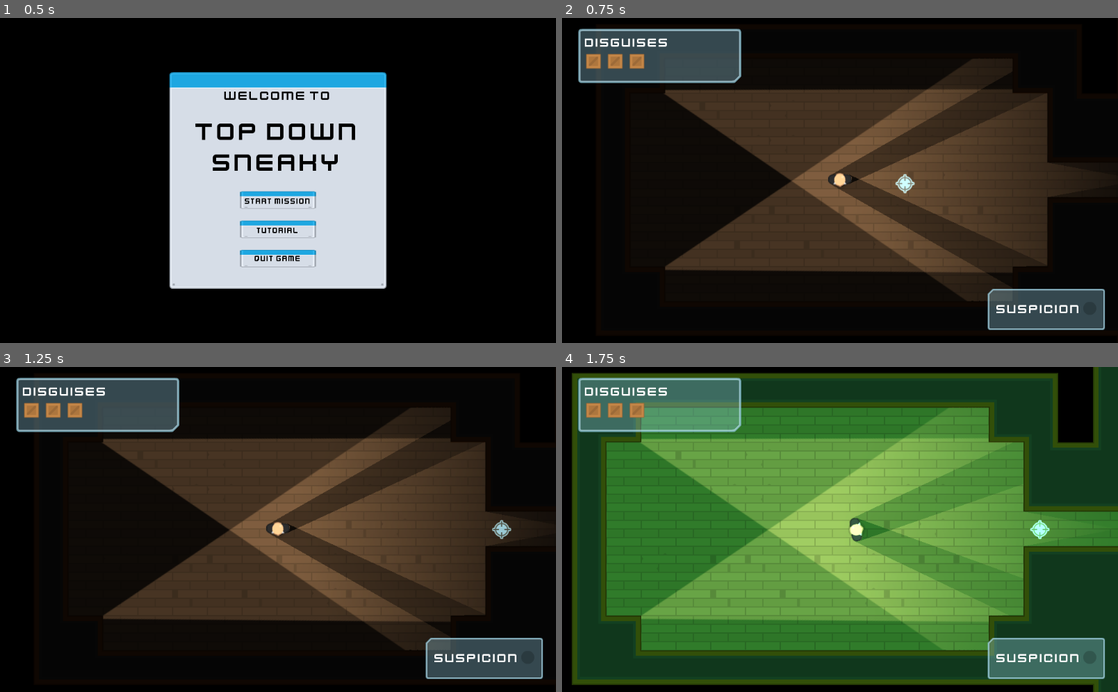
Above: before the commit, frames 1-4 (two rows, left to right).
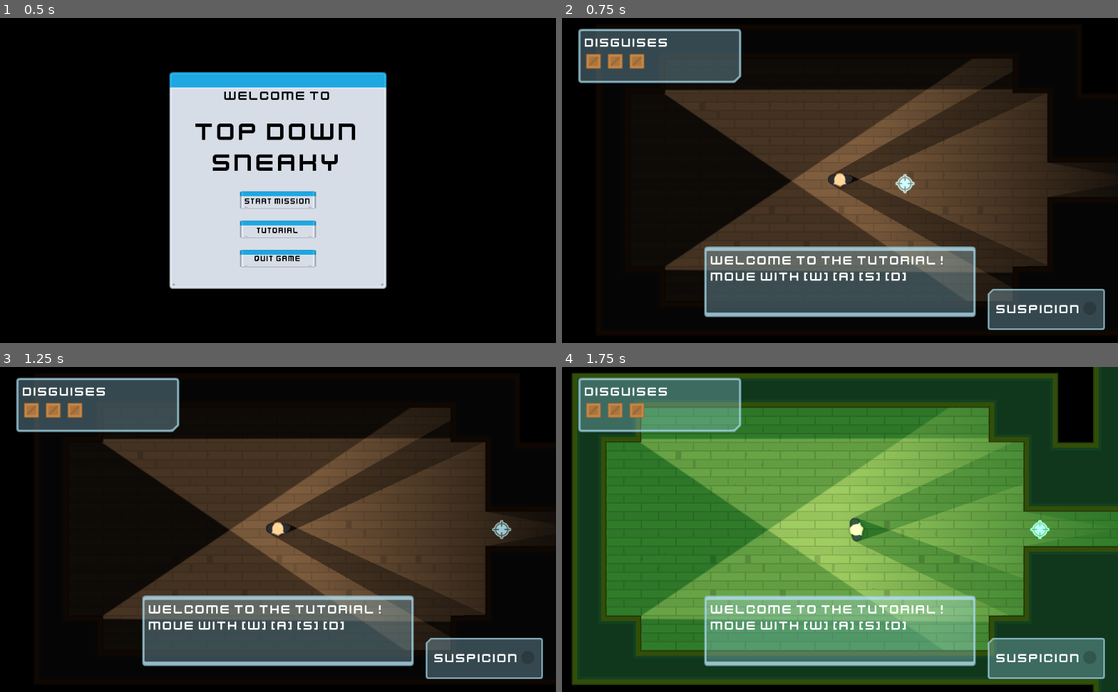
Above: after the commit, the same moments.

Repository: kleimaj/top-down-sneaky
Game: Godot game, scene res://Levels/Lobby.tscn
The game is run twice, just before and just after one commit, with the same random seed, the same clock (stepped at 60 frames per second) and the same inputs.
Inputs (mouse positions are in pixels of both pictures, inside the frame that each line leads up to):
- Up to frame 1 (0.5 s): no input
- Up to frame 2 (0.75 s): click "Tutorial" at 0.5 s
- Up to frame 3 (1.25 s): no input
- Up to frame 4 (1.75 s): move the mouse to (962, 513) at 1.27 s; hold D (move_right) from 1.28 s (still down); tap Space (fire) at 1.35 s; click (962, 513) at 1.42 s

Frame 1 is identical in both runs. In frame 2, 11% of the frame differs, in the area x 25-75%, y 70-93%; in frame 3, 11%; in frame 4, 11%.

Commit message:
adds text to tutorial gui

Diff:
--- /dev/null
+++ b/Interface/MessageTemplate.gd
@@ -0,0 +1,3 @@
+extends Node
+
+export (String, MULTILINE) var message = ""
--- /dev/null
+++ b/Interface/MessageTemplate.tscn
@@ -0,0 +1,6 @@
+[gd_scene load_steps=2 format=2]
+
+[ext_resource path="res://Interface/MessageTemplate.gd" type="Script" id=1]
+
+[node name="MessageTemplate" type="Node"]
+script = ExtResource( 1 )
--- /dev/null
+++ b/Interface/TutorialGUI.tscn
@@ -0,0 +1,51 @@
+[gd_scene load_steps=3 format=2]
+
+[ext_resource path="res://GFX/Interface/PNG/glassPanel_projection.png" type="Texture" id=1]
+[ext_resource path="res://Interface/Theme.tres" type="Theme" id=2]
+
+[node name="TutorialGUI" type="CanvasLayer"]
+
+[node name="Control" type="Control" parent="."]
+anchor_left = 1.0
+anchor_top = 1.0
+anchor_right = 1.0
+anchor_bottom = 1.0
+margin_left = -1024.0
+margin_top = -600.0
+mouse_filter = 2
+theme = ExtResource( 2 )
+__meta__ = {
+"_edit_use_anchors_": false
+}
+
+[node name="NinePatchRect" type="NinePatchRect" parent="Control"]
+anchor_left = 0.5
+anchor_top = 1.0
+anchor_right = 0.5
+anchor_bottom = 1.0
+margin_left = -250.0
+margin_top = -178.0
+margin_right = 250.0
+margin_bottom = -48.0
+texture = ExtResource( 1 )
+patch_margin_left = 12
+patch_margin_top = 12
+patch_margin_right = 12
+patch_margin_bottom = 12
+__meta__ = {
+"_edit_use_anchors_": false
+}
+
+[node name="Label" type="Label" parent="Control/NinePatchRect"]
+anchor_right = 1.0
+anchor_bottom = 1.0
+margin_left = 12.0
+margin_top = 12.0
+margin_right = -12.0
+margin_bottom = -12.0
+custom_colors/font_color = Color( 1, 1, 1, 1 )
+text = "There Once Was a Lovely Cucumber Sandwich"
+autowrap = true
+__meta__ = {
+"_edit_use_anchors_": false
+}
--- a/Levels/Tutorial.gd
+++ b/Levels/Tutorial.gd
@@ -6,9 +6,11 @@
 func update_pointer_position(objective_number):
 	var pointer = $ObjectivePointer
 	var place = $ObjectivePositions.get_child(objective_number)
-
+	var message = $ObjectiveMessages.get_child(objective_number)
 	$Tween.interpolate_property(pointer, "position", pointer.position, place.position, 0.5, Tween.TRANS_SINE, Tween.EASE_IN_OUT)
 	$Tween.start()
+	$MessageSound.play()
+	$TutorialGUI/Control/NinePatchRect/Label.text = message.message
 
 func _on_MoveObjective_body_entered(body):
 	update_pointer_position(1)
--- a/Levels/Tutorial.tscn
+++ b/Levels/Tutorial.tscn
@@ -6,12 +6,17 @@
 [ext_resource path="res://Loot/Briefcase.tscn" type="PackedScene" id=4]
 [ext_resource path="res://GFX/Interface/PNG/crossair_blueOutline.png" type="Texture" id=5]
 [ext_resource path="res://Levels/Tutorial.gd" type="Script" id=6]
+[ext_resource path="res://SFX/message.wav" type="AudioStream" id=7]
+[ext_resource path="res://Interface/TutorialGUI.tscn" type="PackedScene" id=8]
+[ext_resource path="res://Interface/MessageTemplate.tscn" type="PackedScene" id=9]
 
 [sub_resource type="RectangleShape2D" id=1]
 extents = Vector2( 64, 64 )
 
 [node name="Tutorial" instance=ExtResource( 1 )]
 script = ExtResource( 6 )
+
+[node name="TutorialGUI" parent="." index="0" instance=ExtResource( 8 )]
 
 [node name="TileMap" parent="Navigation2D" index="0"]
 tile_data = PoolIntArray( -524279, 1, 0, -524278, 1, 2, -524277, 1, 2, -524276, 1, 2, -524275, 1, 2, -524274, 1, 2, -52 …(5586 unchanged characters)…
@@ -25,13 +30,13 @@
 [node name="Briefcase" parent="Loot" index="0" instance=ExtResource( 4 )]
 position = Vector2( 774.499, 289.595 )
 
-[node name="Exit" parent="." index="10"]
+[node name="Exit" parent="." index="11"]
 margin_left = 1125.26
 margin_top = 390.252
 margin_right = 1325.26
 margin_bottom = 490.252
 
-[node name="Light2D" type="Light2D" parent="." index="11"]
+[node name="Light2D" type="Light2D" parent="." index="12"]
 position = Vector2( -245.888, -192.434 )
 rotation = 0.305807
 scale = Vector2( 1.5, 1.5 )
@@ -40,7 +45,7 @@
 energy = 0.5
 shadow_enabled = true
 
-[node name="Light2D2" type="Light2D" parent="." index="12"]
+[node name="Light2D2" type="Light2D" parent="." index="13"]
 position = Vector2( -244.106, 126.508 )
 rotation = -0.287649
 scale = Vector2( 1.5, 1.5 )
@@ -49,7 +54,7 @@
 energy = 0.5
 shadow_enabled = true
 
-[node name="Light2D3" type="Light2D" parent="." index="13"]
+[node name="Light2D3" type="Light2D" parent="." index="14"]
 position = Vector2( 653.794, 635.167 )
 rotation = -1.22
 scale = Vector2( 1.5, 1.5 )
@@ -58,7 +63,7 @@
 energy = 0.5
 shadow_enabled = true
 
-[node name="Light2D4" type="Light2D" parent="." index="14"]
+[node name="Light2D4" type="Light2D" parent="." index="15"]
 position = Vector2( 764.103, -1.22955 )
 rotation = -1.79361
 scale = Vector2( 0.25, 0.25 )
@@ -67,7 +72,7 @@
 energy = 0.5
 shadow_enabled = true
 
-[node name="ObjectiveAreas" type="Node" parent="." index="15"]
+[node name="ObjectiveAreas" type="Node" parent="." index="16"]
 
 [node name="MoveObjective" type="Area2D" parent="ObjectiveAreas" index="0"]
 position = Vector2( 422.523, -26.9695 )
@@ -109,7 +114,24 @@
 [node name="CollisionShape2D" type="CollisionShape2D" parent="ObjectiveAreas/Briefcase Objective" index="0"]
 shape = SubResource( 1 )
 
-[node name="ObjectivePositions" type="Node" parent="." index="16"]
+[node name="ObjectiveMessages" type="Node" parent="." index="17"]
+
+[node name="WelcomeMessage" parent="ObjectiveMessages" index="0" instance=ExtResource( 9 )]
+message = "Welcome to the Tutorial! Move with [W] [A] [S] [D]"
+
+[node name="DoorMessage" parent="ObjectiveMessages" index="1" instance=ExtResource( 9 )]
+message = "Stand close to the door, and click on the door to open it!"
+
+[node name="NightVisionMessage" parent="ObjectiveMessages" index="2" instance=ExtResource( 9 )]
+message = "It's dark in here, press [space] to use Night Vision"
+
+[node name="LootMessage" parent="ObjectiveMessages" index="3" instance=ExtResource( 9 )]
+message = "Collect the Briefcase to complete the level!"
+
+[node name="ExitMessage" parent="ObjectiveMessages" index="4" instance=ExtResource( 9 )]
+message = "Excellent job, good luck."
+
+[node name="ObjectivePositions" type="Node" parent="." index="18"]
 
 [node name="MoveObjective" type="Position2D" parent="ObjectivePositions" index="0"]
 position = Vector2( 477.873, -30.7013 )
@@ -126,7 +148,7 @@
 [node name="ExitObjective" type="Position2D" parent="ObjectivePositions" index="4"]
 position = Vector2( 1213.1, 439.917 )
 
-[node name="ObjectivePointer" type="Sprite" parent="." index="17"]
+[node name="ObjectivePointer" type="Sprite" parent="." index="19"]
 position = Vector2( 62.4431, -22.7068 )
 z_index = 2
 texture = ExtResource( 5 )
@@ -137,7 +159,11 @@
 [node name="Light2D" type="Light2D" parent="ObjectivePointer" index="0"]
 texture = ExtResource( 5 )
 
-[node name="Tween" type="Tween" parent="." index="18"]
+[node name="Tween" type="Tween" parent="." index="20"]
+
+[node name="MessageSound" type="AudioStreamPlayer" parent="." index="21"]
+stream = ExtResource( 7 )
+volume_db = -10.0
 [connection signal="body_entered" from="ObjectiveAreas/MoveObjective" to="." method="_on_MoveObjective_body_entered"]
 [connection signal="body_entered" from="ObjectiveAreas/DoorObjective" to="." method="_on_DoorObjective_body_entered"]
 [connection signal="body_entered" from="ObjectiveAreas/NightVisionObjective" to="." method="_on_NightVisionObjective_body_entered"]
Not shown: 1 places in Levels/Tutorial.tscn that only renumber resources
